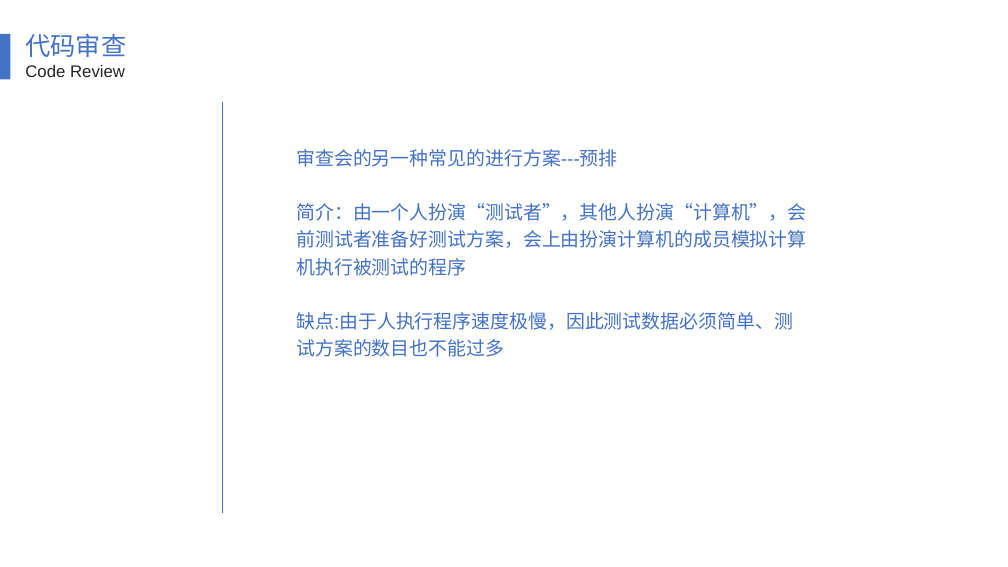
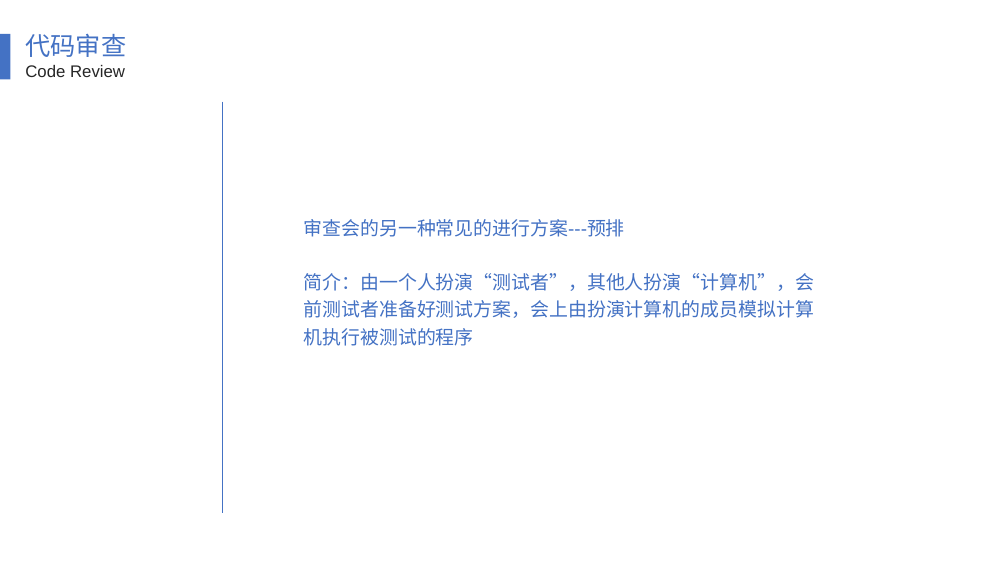
Before and after one commit to SE2018-G11/Chat-helper, a slide deck: slide 22 of 翻转课堂1.pptx (slide 14 before the commit). Drawn at 1008x567 pixels with LibreOffice and Linux fonts; fonts in the diff are those of the drawing. Boxes give left, top, right and bottom in pixels: in the first picture for what was removed or moved away, otherwise in the second. Text is boxed around its words. In the diff, an @@ line names an element or a change of style, - is before the commit and + after.

```diff
--- a/翻转课堂1.pptx
+++ b/翻转课堂1.pptx
@@ text "审查会的另一种常见的进行方案---预排": place and size @@
-text "审查会的另一种常见的进行方案---预排" at <box>296,149,806,357</box>
+text "审查会的另一种常见的进行方案---预排" at <box>304,219,814,346</box>
@@ text at <box>296,312,793,357</box>: paragraph removed @@
-缺点:由于人执行程序速度极慢，因此测试数据必须简单、测试方案的数目也不能过多
```
Also in this commit, not shown: 14 other slides changed, 14 slides added.
